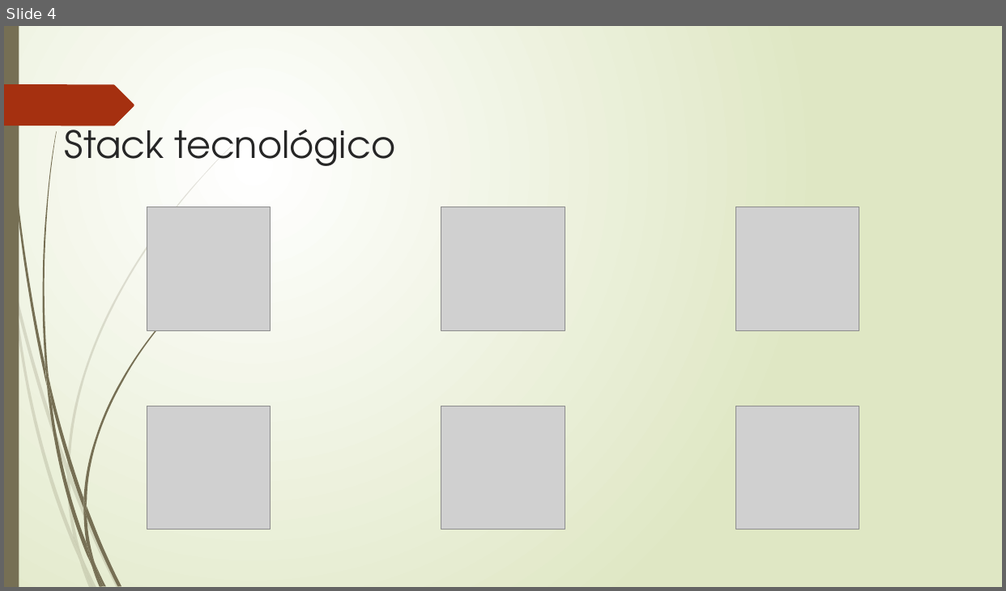
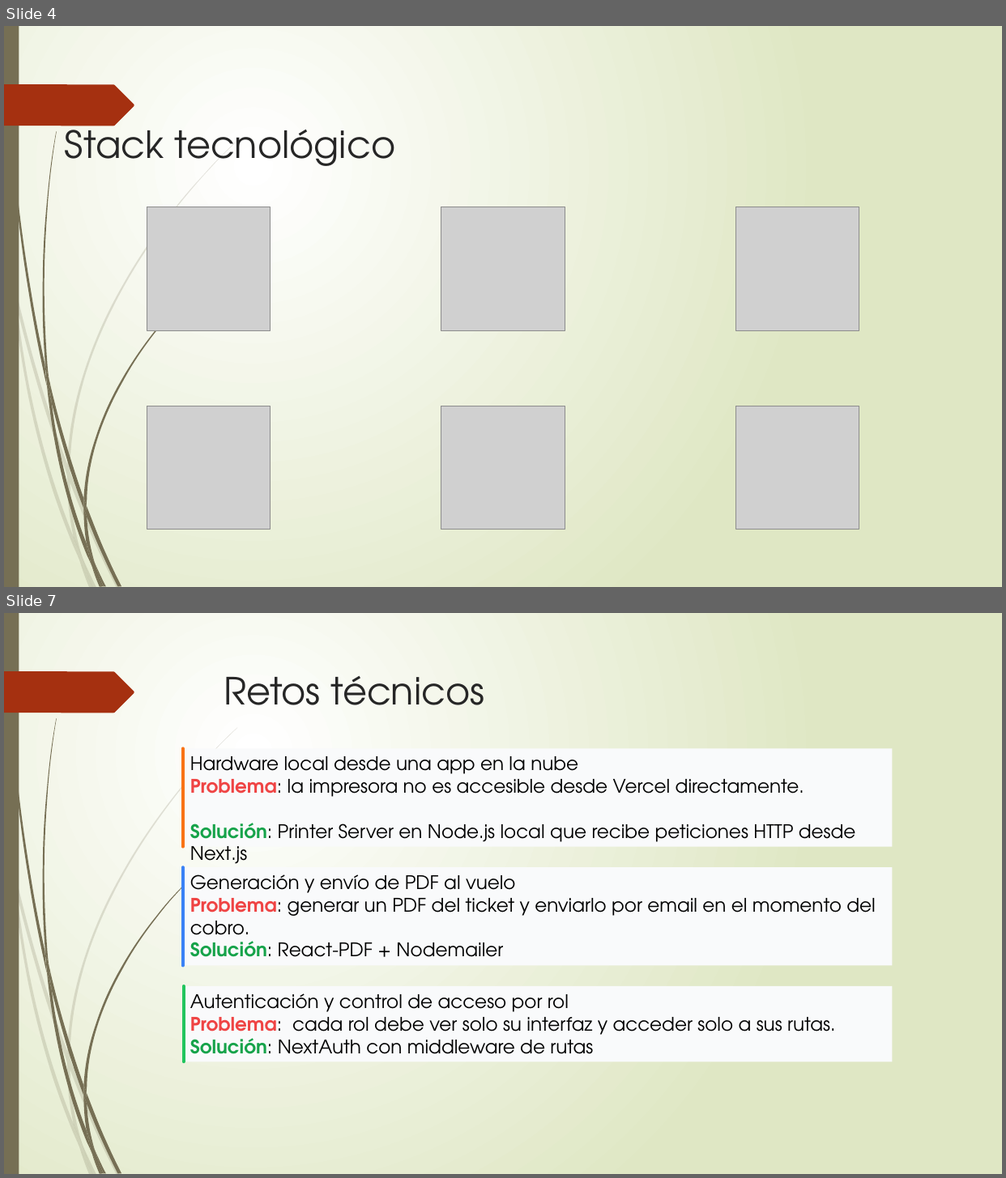
Before and after one commit to fumetria/DAW_Proyecto_Final, a slide deck: documentacion proyecto/Presentacion_proyecto.pptx. Shown one above the other, each under a label of ours: slide 4 before the commit, slides 4 and 7 after it; the slides between them are not shown. The pictures are 1006x591 and 1006x1178 pixels, drawn with LibreOffice and Linux fonts; fonts in the diff are those of the drawing; grey boxes stand for pictures. Boxes give left, top, right and bottom in pixels: in the first picture for what was removed or moved away, otherwise in the second. Text is boxed around its words. In the diff, an @@ line names an element or a change of style, - is before the commit and + after.

```diff
--- a/documentacion proyecto/Presentacion_proyecto.pptx
+++ b/documentacion proyecto/Presentacion_proyecto.pptx
@@ slide 7 added at [4,613,1002,1174], background gradient #FFFFFF to #DFE8C4; not listed: 24 template elements that a slide beside it also shows @@
@@ title added at [224,676,485,705], 36 pt, text #262626 @@
+Retos técnicos
@@ rectangle added at [183,748,893,846], fill #F9FAFB, 18 pt, text #000000 @@
+Hardware local desde una app en la nube
+Problema: la impresora no es accesible desde Vercel directamente.
+Solución: Printer Server en Node.js local que recibe peticiones HTTP desde Next.js
@@ line added from (183, 748) to (183, 846), #F97316 3 pt @@
@@ rectangle added at [183,867,893,965], fill #F9FAFB, 18 pt, text #000000 @@
+Generación y envío de PDF al vuelo
+Problema: generar un PDF del ticket y enviarlo por email en el momento del cobro.
+Solución: React-PDF + Nodemailer
@@ line added from (183, 867) to (183, 965), #3B82F6 3 pt @@
@@ rectangle added at [183,986,893,1063], fill #F9FAFB, 18 pt, text #000000 @@
+Autenticación y control de acceso por rol
+Problema: cada rol debe ver solo su interfaz y acceder solo a sus rutas.
+Solución: NextAuth con middleware de rutas
@@ line added from (184, 986) to (184, 1063), #22C55E 3 pt @@
```
Also in this commit, not shown: 2 other slides added.
